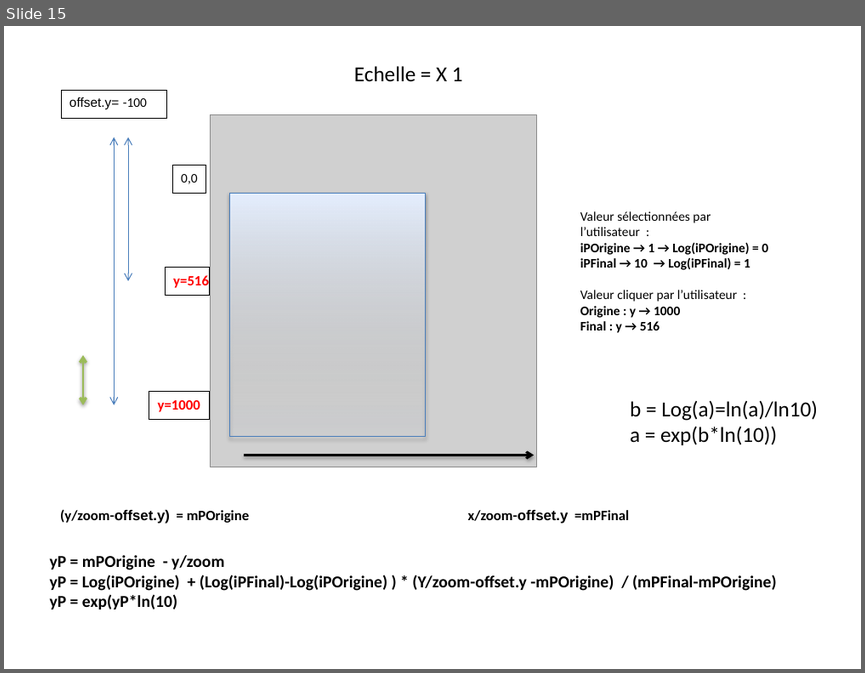
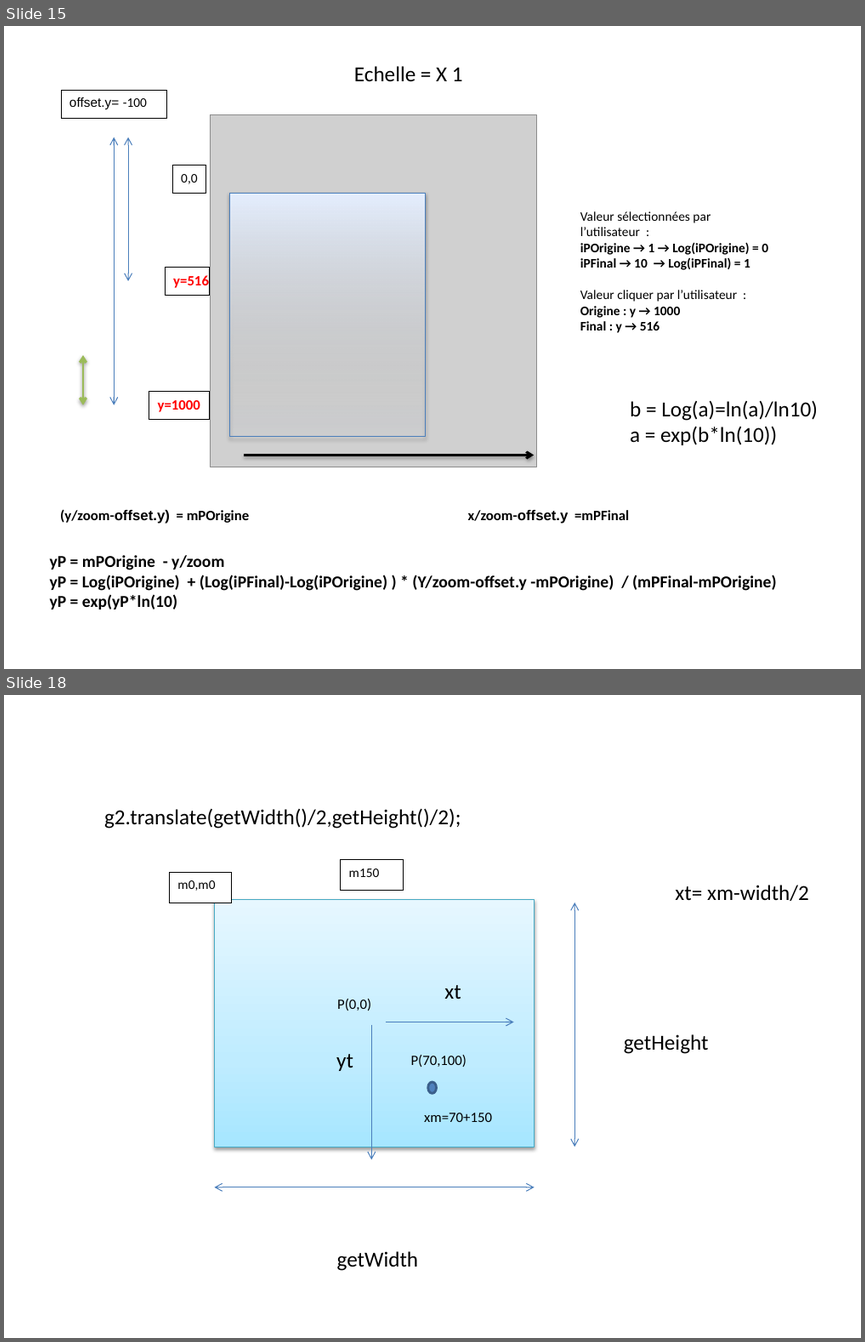
Before and after one commit to ckl67/PAC-Tool, a slide deck: prog_help/EnthalpyDraw.pptx. Shown one above the other, each under a label of ours: slide 15 before the commit, slides 15 and 18 after it; the slides between them are not shown. The pictures are 865x673 and 865x1342 pixels, drawn with LibreOffice and Linux fonts; fonts in the diff are those of the drawing; grey boxes stand for pictures. Boxes give left, top, right and bottom in pixels: in the first picture for what was removed or moved away, otherwise in the second. Text is boxed around its words. In the diff, an @@ line names an element or a change of style, - is before the commit and + after.

```diff
--- a/prog_help/EnthalpyDraw.pptx
+++ b/prog_help/EnthalpyDraw.pptx
@@ slide 18 added at box(4, 695, 861, 1338), background #FFFFFF @@
@@ text added at box(104, 808, 461, 828), 18 pt, text #000000 @@
+g2.translate(getWidth()/2,getHeight()/2);
@@ rectangle added at box(170, 872, 232, 902), fill #FFFFFF, outline #000000 0.5 pt, 11 pt, text #000000 @@
+m0,m0
@@ rectangle added at box(340, 860, 403, 891), fill #FFFFFF, outline #000000 0.5 pt, 11 pt, text #000000 @@
+m150
@@ text added at box(675, 885, 809, 901), 18 pt, text #000000 @@
+xt= xm-width/2
@@ rectangle added at box(214, 900, 534, 1146), fill gradient #A7E6FF to #C1EDFF to #E7F8FF, outline #46AAC5 0.75 pt @@
@@ double arrow added from (574, 902) to (574, 1146), #4B7EBC 0.75 pt @@
@@ text added at box(337, 998, 371, 1010), 12 pt, text #000000 @@
+P(0,0)
@@ text added at box(444, 985, 460, 998), 18 pt, text #000000 @@
+xt
@@ arrow added from (371, 1025) to (371, 1159), #4B7EBC 0.75 pt @@
@@ arrow added from (386, 1021) to (514, 1021), #4B7EBC 0.75 pt @@
@@ text added at box(624, 1034, 709, 1054), 18 pt, text #000000 @@
+getHeight
@@ text added at box(336, 1054, 353, 1071), 18 pt, text #000000 @@
+yt
@@ text added at box(411, 1055, 467, 1066), 12 pt, text #000000 @@
+P(70,100)
@@ ellipse added at box(428, 1082, 437, 1093), fill #4F81BD, outline #3A5F8C 2 pt @@
@@ text added at box(424, 1112, 492, 1122), 12 pt, text #000000 @@
+xm=70+150
@@ double arrow added from (214, 1187) to (534, 1187), #4B7EBC 0.75 pt @@
@@ text added at box(337, 1251, 419, 1270), 18 pt, text #000000 @@
+getWidth
```
Also in this commit, not shown: 7 other slides added, 32 other files.
